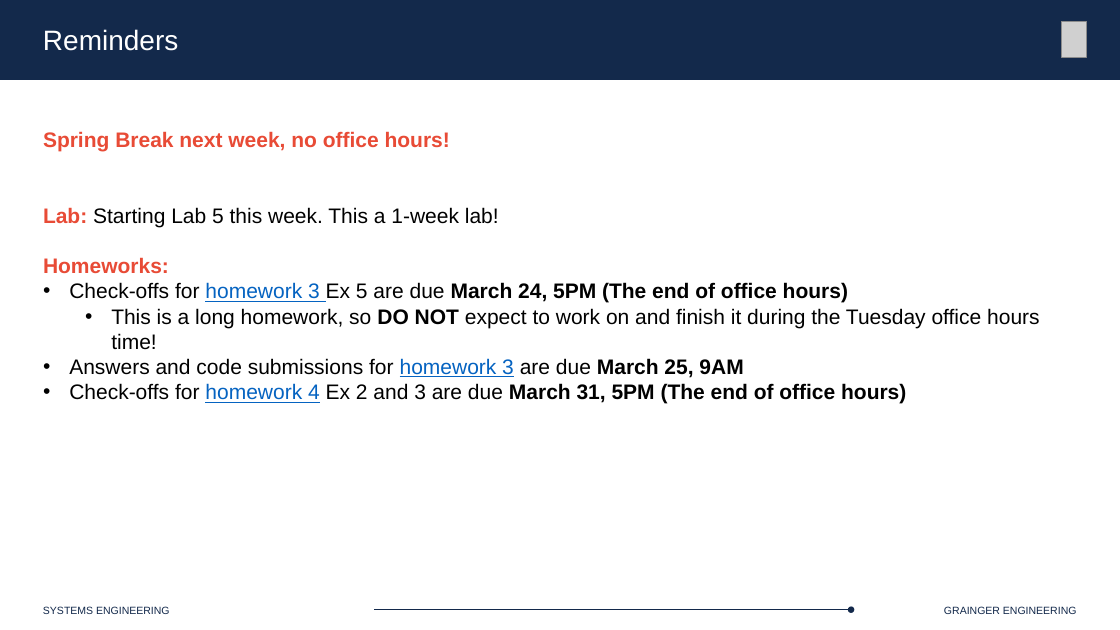
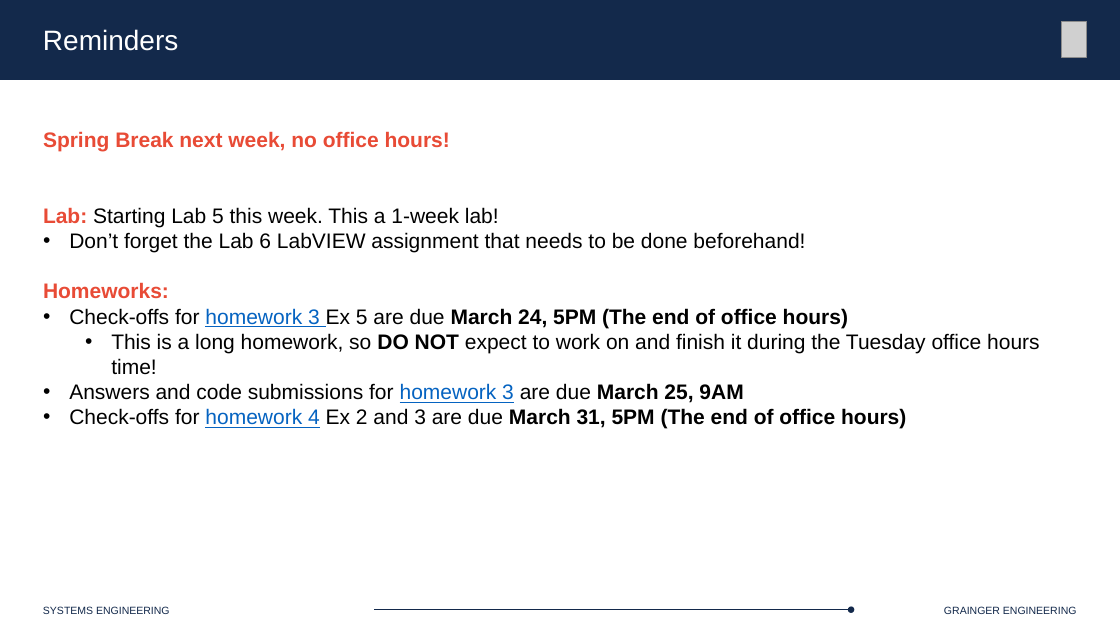
Before and after one commit to Marius-Juston/SE-423---Class-Material, a slide deck: slide 3 of Lectures/Slides/L15.pptx. Drawn at 1120x630 pixels with LibreOffice and Linux fonts; fonts in the diff are those of the drawing; grey boxes stand for pictures. Boxes give left, top, right and bottom in pixels: in the first picture for what was removed or moved away, otherwise in the second. Text is boxed around its words. In the diff, an @@ line names an element or a change of style, - is before the commit and + after.

```diff
--- a/Lectures/Slides/L15.pptx
+++ b/Lectures/Slides/L15.pptx
@@ text at (69,232,805,253): paragraph added @@
+• Don’t forget the Lab 6 LabVIEW assignment that needs to be done beforehand!
```
Also in this commit, not shown: 1 slide added.
